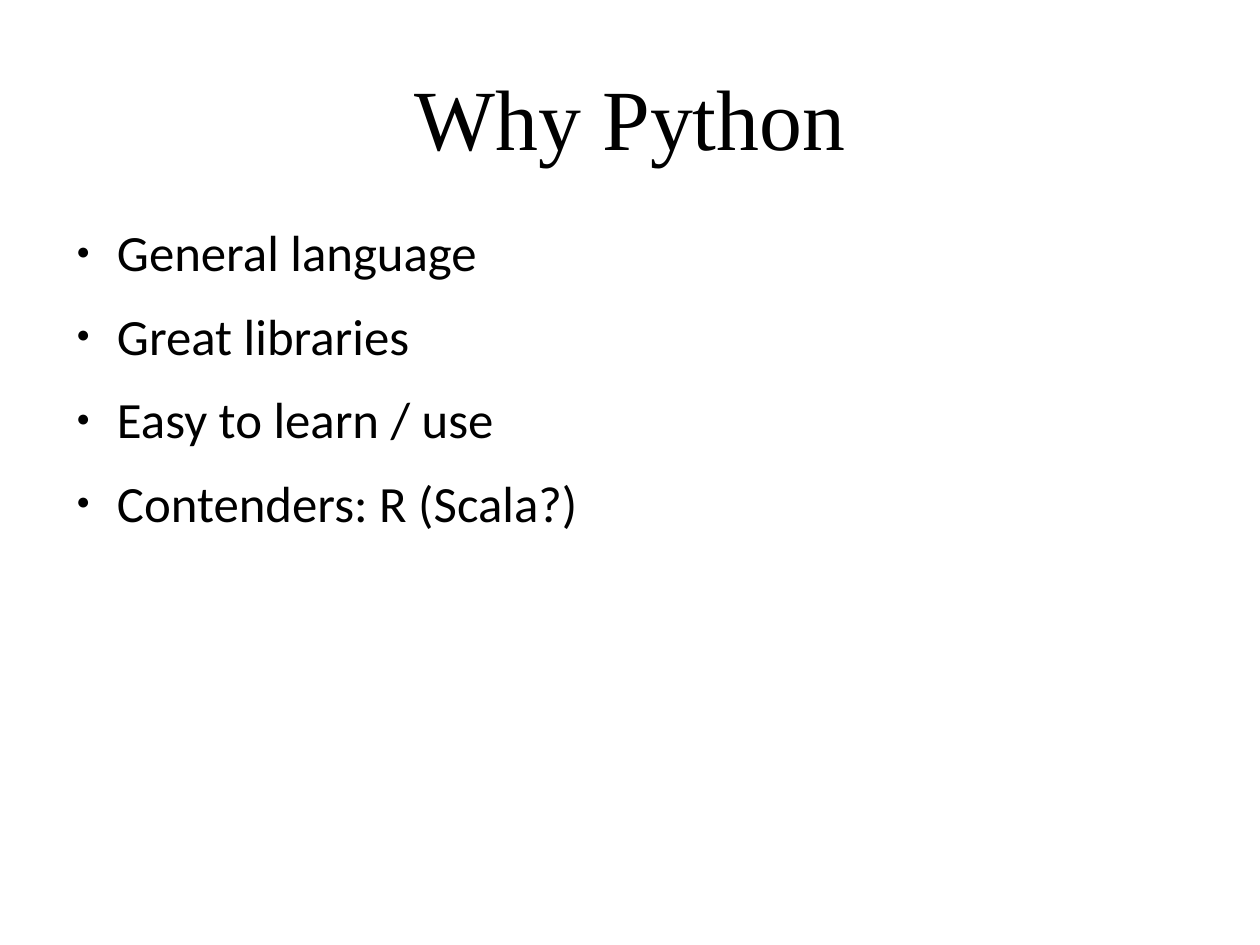
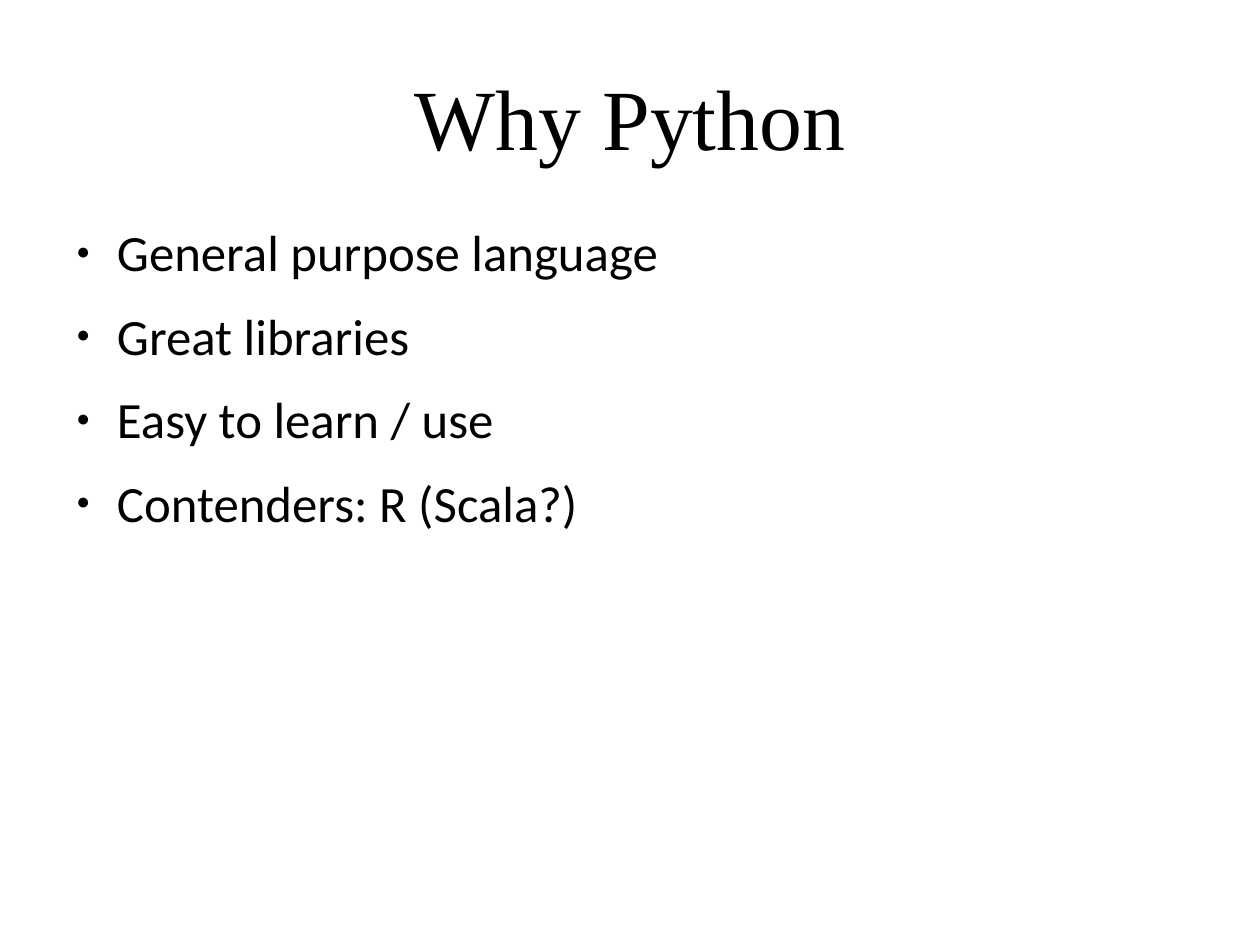
Before and after one commit to amueller/applied_ml_spring_2017, a slide deck: slide 25 of slides/aml-02-012317.odp (slide 4 before the commit). Drawn at 1260x945 pixels with LibreOffice and Linux fonts; fonts in the diff are those of the drawing. Boxes give left, top, right and bottom in pixels: in the first picture for what was removed or moved away, otherwise in the second. Text is boxed around its words. In the diff, an @@ line names an element or a change of style, - is before the commit and + after.

```diff
--- a/slides/aml-02-012317.odp
+++ b/slides/aml-02-012317.odp
@@ text at [117,235,657,280]: text changed @@
-● General language
+● General purpose language
```
Also in this commit, not shown: 1 other slide changed, 28 slides added, 2 slides removed.
